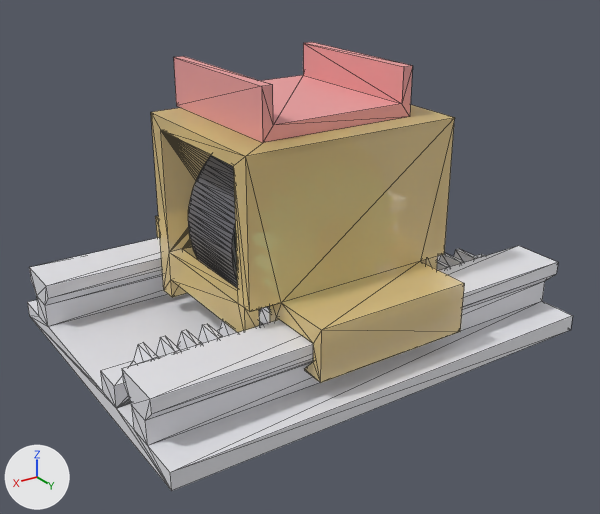
Renders of the Blender file 2-0/Стенд_мотор_в_тележке.blend from each side of a commit.
Camera for both pictures: a 50 mm camera at (64.4, 105.5, 61.7) aimed at (1.6, 12.3, 13.0). Lighting does not change. The marker at lower left points along +X, +Y and +Z. The picture after the commit comes second. Mesh edges are drawn as thin lines.

Script lines for the objects in view, before the commit:
```python
me_m1_lozhe = bpy.data.meshes.new('m1_lozhe')
me_m1_lozhe.from_pydata(...)  # 16 vertices, 28 faces; spans x -12.0..12.0, y -12.0..12.0, z 0.0..7.0
me_m1_lozhe.materials.append(mat_ложе)  # pink #eda0a0
me_m1_motor_proverka = bpy.data.meshes.new('m1_motor_proverka')
me_m1_motor_proverka.from_pydata(...)  # a 126-sided cylinder along y spanning x -13.9..13.9, y 1.0..14.0, z 3.2..30.8
me_m1_motor_proverka.materials.append(mat_мотор)  # grey #6c6c73
me_m1_osnova = bpy.data.meshes.new('m1_osnova')
me_m1_osnova.from_pydata(...)  # 200 vertices, 396 faces; spans x -34.0..34.0, y -17.0..34.5, z 0.0..10.0
me_m1_osnova.materials.append(mat_плита)  # white #e7e7ec
me_m1_telezhka = bpy.data.meshes.new('m1_telezhka')
me_m1_telezhka.from_pydata(...)  # 496 vertices, 1000 faces; spans x -16.8..16.8, y -15.0..32.5, z 5.5..33.5
me_m1_telezhka.materials.append(mat_тележка)  # yellow #f9dd95
ob_гимбал_2204 = bpy.data.objects.new('гимбал 2204', me_m1_motor_proverka)
ob_гимбал_2204.location = (0.0, 0.0, 0.0)
ob_ложе = bpy.data.objects.new('ложе', me_m1_lozhe)
ob_ложе.location = (0.0, 7.5, 33.5)
ob_плита__рельсы_и_рейка_m1 = bpy.data.objects.new('плита: рельсы и рейка m1', me_m1_osnova)
ob_плита__рельсы_и_рейка_m1.location = (0.0, 0.0, 0.0)
ob_тележка = bpy.data.objects.new('тележка', me_m1_telezhka)
ob_тележка.location = (0.0, 0.0, 0.0)
```
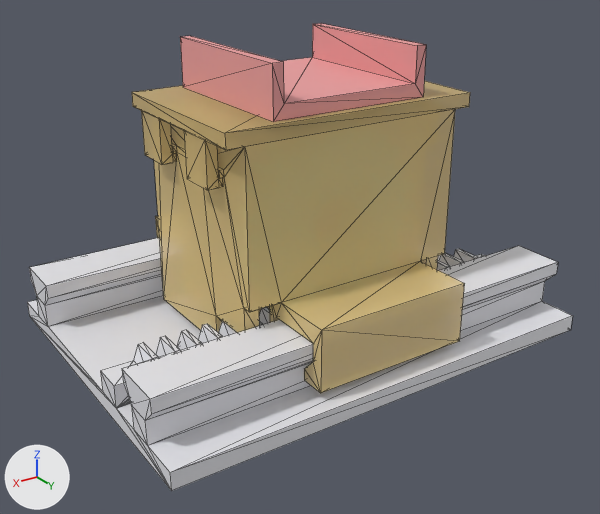
What changed in the scene script:
```text
Add mat_крышка:
    mat_крышка = principled_material('крышка')
    mat_крышка.base_color = (0.8, 0.6, 0.25)  # yellow #e7cb89
    mat_крышка.alpha = 0.55
Change me_m1_telezhka:
    used by ob_тележка; location = (0.0, 0.0, 0.0)
    remove me_m1_telezhka.from_pydata(...)  # 496 vertices, 1000 faces; spans x -16.8..16.8, y -15.0..32.5, z 5.5..33.5
    add me_m1_telezhka.from_pydata(...)  # 646 vertices, 1296 faces; spans x -17.4..17.4, y -15.0..32.5, z 4.0..34.7
    me_m1_telezhka part 1: 444 vertices removed from x -16.8..16.8, y -15.0..32.5, z 5.5..33.5; 594 vertices added at x -17.4..17.4, y -15.0..32.5, z 4.0..34.7
Change me_m1_motor_proverka:
    used by ob_гимбал_2204; location = (0.0, 0.0, 0.0)
    remove me_m1_motor_proverka.from_pydata(...)  # 252 vertices, 500 faces; spans x -13.9..13.9, y 1.0..14.0, z 3.2..30.8
    add me_m1_motor_proverka.from_pydata(...)  # 252 vertices, 500 faces; spans x -13.9..13.9, y 1.0..14.0, z 6.2..33.8
    me_m1_motor_proverka part 2: 252 vertices removed from x -13.9..13.9, y 1.0..14.0, z 3.2..30.8; 252 vertices added at x -13.9..13.9, y 1.0..14.0, z 6.2..33.8, forming a 126-sided cylinder along y
Add me_m1_kryshka:
    me_m1_kryshka.from_pydata(...)  # 72 vertices, 140 faces; spans x -19.4..19.4, y -3.0..23.4, z 28.2..36.7
    me_m1_kryshka.materials.append(mat_крышка)  # yellow #e7cb89
Change ob_ложе:
    ob_ложе.location: (0.0, 7.5, 33.5) -> (0.0, 10.0, 36.7)
Add ob_крышка_на_защёлках:
    ob_крышка_на_защёлках = bpy.data.objects.new('крышка на защёлках', me_m1_kryshka)
    ob_крышка_на_защёлках.location = (0.0, 0.0, 0.0)
```

Where the change shows, as pixel boxes [x1, y1, x2, y2] in the pictures (600 x 514 px):
'тележка', reshaped: before [151, 105, 465, 383]; after [154, 109, 465, 393]
'ложе', moved: before [174, 42, 412, 143]; after [180, 23, 426, 122]
'крышка на защёлках', added: after [132, 81, 470, 190]
'гимбал 2204', reshaped (not visible afterwards): before [188, 155, 270, 311]
